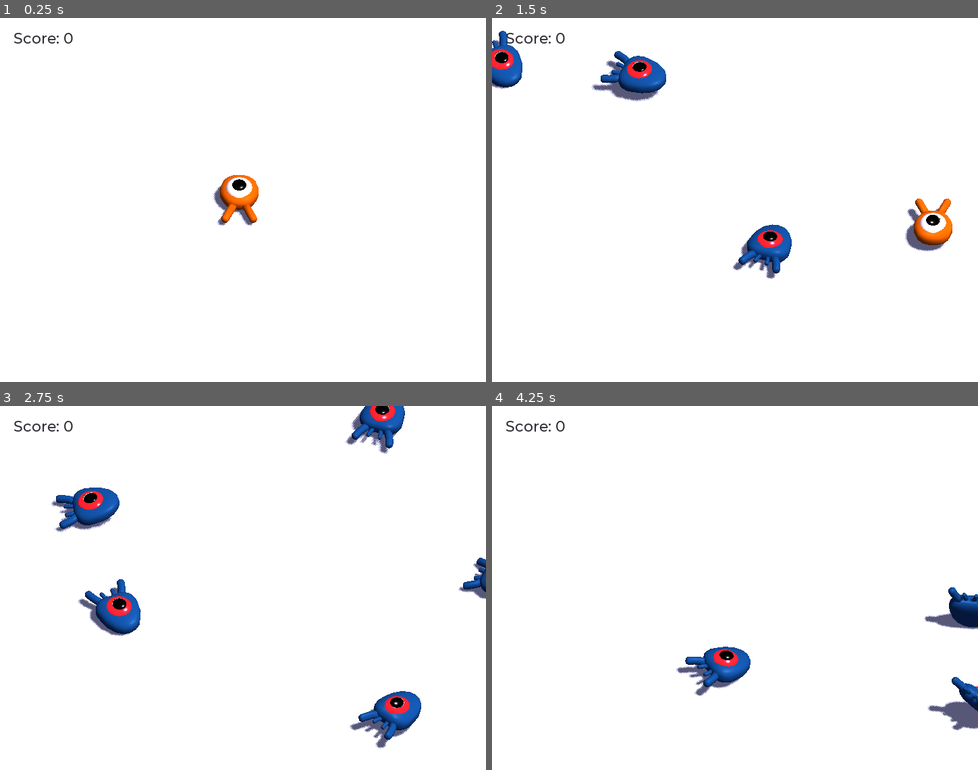
Above: before the commit, frames 1-4 (two rows, left to right).
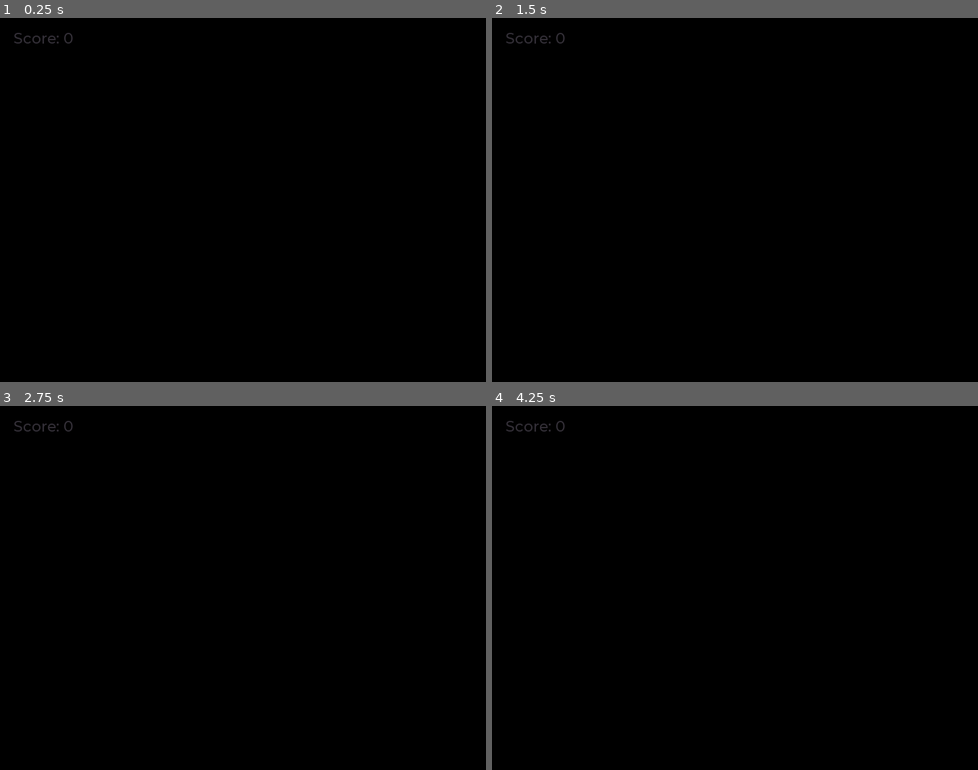
Above: after the commit, the same moments.

Repository: godotengine/godot-3d-dodge-the-creeps
Game: Godot game, scene res://Main.tscn
Same seed, same stepped clock (60 frames per second), same inputs: the game is played once before the commit and once after it.
Inputs:
- Up to frame 1 (0.25 s): no input
- Up to frame 2 (1.5 s): tap Enter (ui_accept) at 0.5 s; hold Right (move_right) 0.53-1.28 s; tap Space (jump) at 0.77 s; hold Down (move_down) from 1.28 s (still down)
- Up to frame 3 (2.75 s): tap Space (jump) at 1.52 s; release Down (move_down) at 2.03 s; hold Right (move_right) from 2.03 s (still down)
- Up to frame 4 (4.25 s): release Right (move_right) at 2.78 s; hold Up (move_up) 2.78-3.53 s; tap Space (jump) at 3.02, 3.77 s; hold Left (move_left) from 3.53 s (still down)

The runs differ from the first frame. In frame 1, 100% of the frame differs, in the area x 0-100%, y 0-100%; in frame 2, 100%; in frame 3, 100%; in frame 4, 100%.

Commit message:
Update spawn path, remove script, add MSAA

Diff:
--- a/dodge_the_creeps_3d/Camera.gd
+++ /dev/null
@@ -1,8 +0,0 @@
-extends Camera
-
-export (NodePath) var player_path
-var player
-
-
-func _ready():
-	player = get_node(player_path)
--- a/dodge_the_creeps_3d/Main.tscn
+++ b/dodge_the_creeps_3d/Main.tscn
@@ -62,7 +62,7 @@
 curve = SubResource( 3 )
 
 [node name="SpawnLocation" type="PathFollow" parent="SpawnPath"]
-transform = Transform( -0.743626, 0, 0.668596, 0, 1, 0, -0.668596, 0, -0.743626, -12, 0, -11.9198 )
+transform = Transform( -0.757818, 0, -0.652466, 0, 1, 0, 0.652466, 0, -0.757818, -12, 0, -11.9198 )
 offset = 26.9729
 rotation_mode = 1
 cubic_interp = false
--- a/dodge_the_creeps_3d/project.godot
+++ b/dodge_the_creeps_3d/project.godot
@@ -78,3 +78,4 @@
 [rendering]
 
 quality/driver/driver_name="GLES2"
+quality/filters/msaa=3
